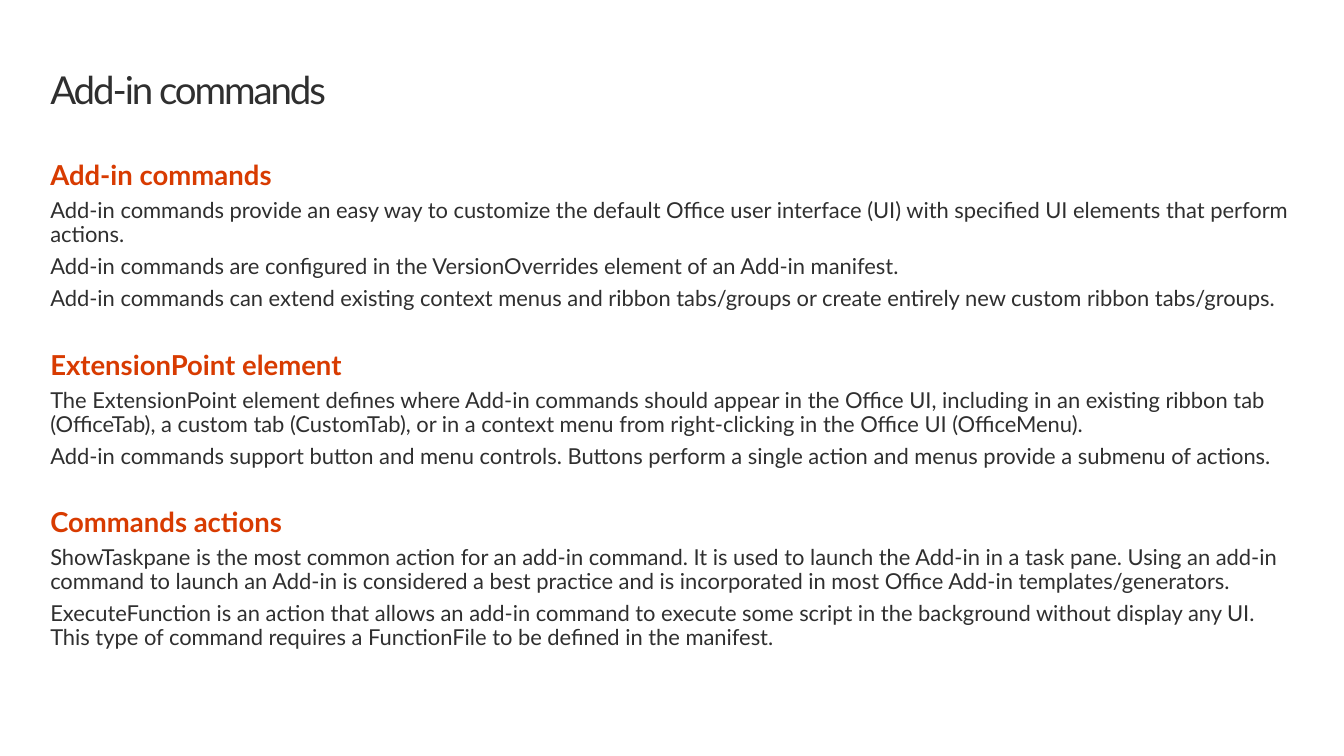
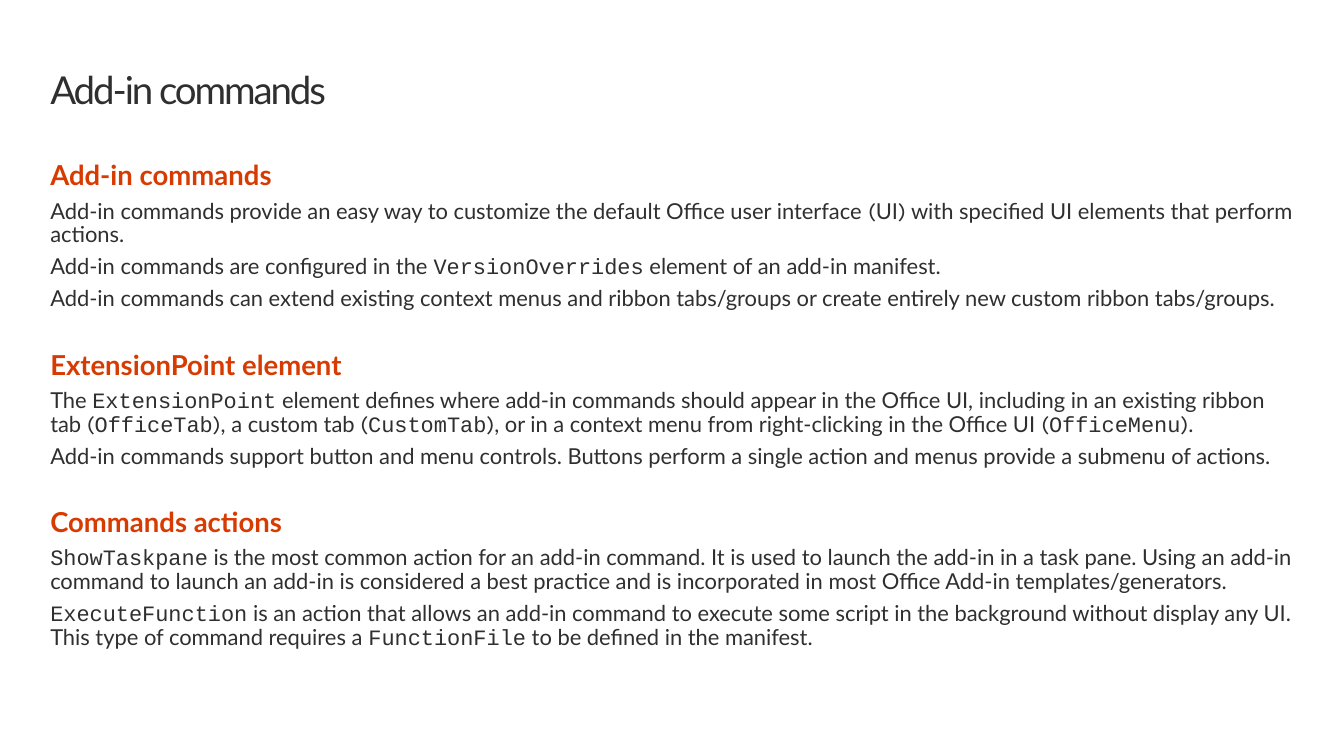
Before and after one commit to OfficeDev/TrainingContent, a slide deck: slide 3 of OfficeAddin/04 Building Add-ins for Microsoft Outlook/02 Add-in Commands and Dialogs.pptx. Drawn at 1344x756 pixels with LibreOffice and Linux fonts; fonts in the diff are those of the drawing; background and template pictures are left out. Boxes give left, top, right and bottom in pixels: in the first picture for what was removed or moved away, otherwise in the second. Text is boxed around its words. In the diff, an @@ line names an element or a change of style, - is before the commit and + after.

```diff
--- a/OfficeAddin/04 Building Add-ins for Microsoft Outlook/02 Add-in Commands and Dialogs.pptx
+++ b/OfficeAddin/04 Building Add-ins for Microsoft Outlook/02 Add-in Commands and Dialogs.pptx
@@ text at [50,203,1292,649]: font Lato to Karla in "(UI)"; font Lato to Courier New in "ExecuteFunction FunctionFile" @@
@@ text at [50,258,941,278]: text changed @@
-Add-in commands are configured in the VersionOverrides element of an Add-in manifest.
+Add-in commands are configured in the VersionOverrides element of an add-in manifest.
@@ text at [50,392,1264,436]: text changed @@
-The ExtensionPoint element defines where Add-in commands should appear in the Office UI, including in an existing ribbon tab (OfficeTab), a custom tab (CustomTab), or in a context menu from right-clicking in the Office UI (OfficeMenu).
+The ExtensionPoint element defines where add-in commands should appear in the Office UI, including in an existing ribbon tab (OfficeTab), a custom tab (CustomTab), or in a context menu from right-clicking in the Office UI (OfficeMenu).
@@ text at [50,549,1291,593]: text changed @@
-ShowTaskpane is the most common action for an add-in command. It is used to launch the Add-in in a task pane. Using an add-in command to launch an Add-in is considered a best practice and is incorporated in most Office Add-in templates/generators.
+ShowTaskpane is the most common action for an add-in command. It is used to launch the add-in in a task pane. Using an add-in command to launch an add-in is considered a best practice and is incorporated in most Office Add-in templates/generators.
```
Also in this commit, not shown: 4 other slides changed, 51 other files.
